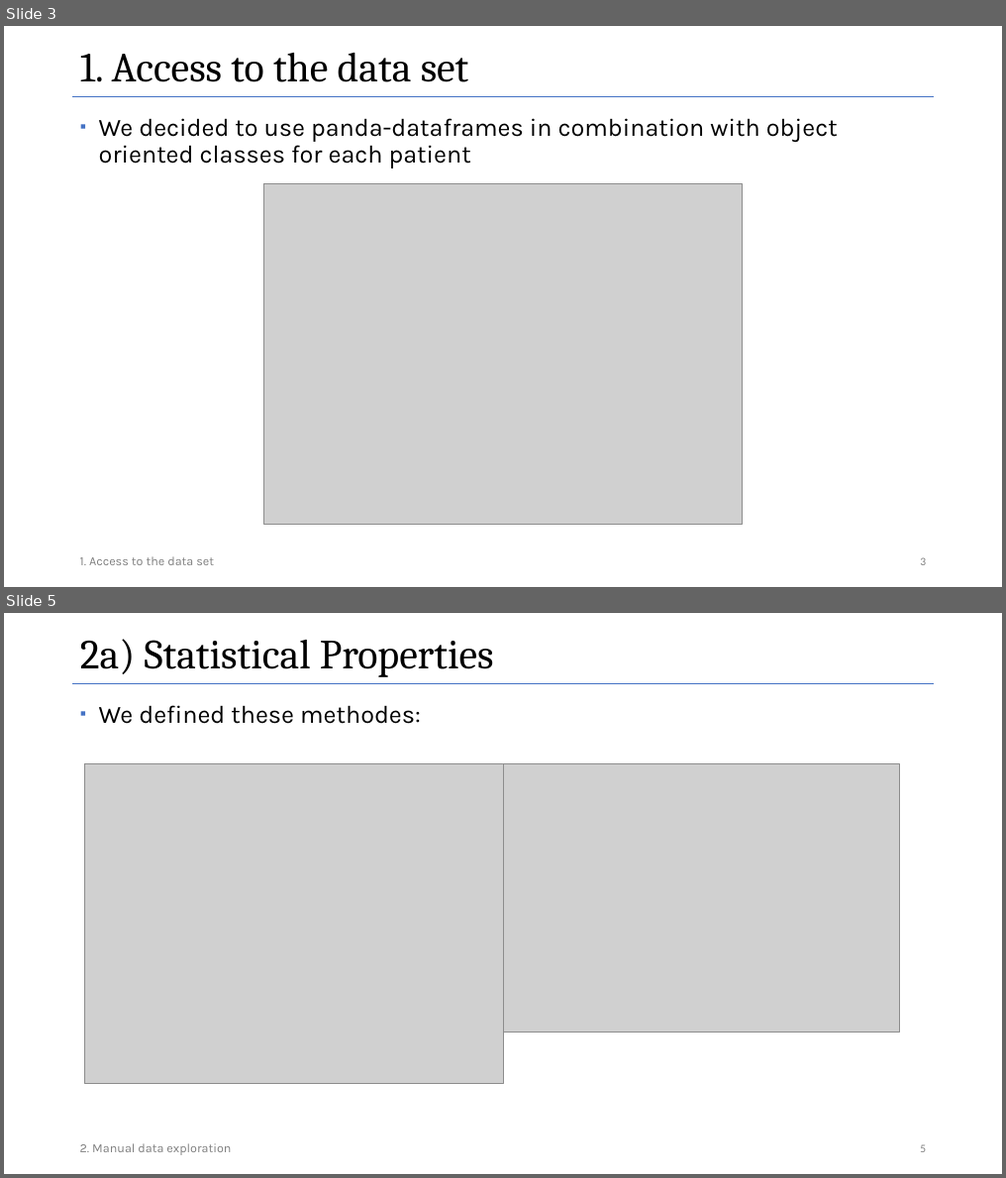
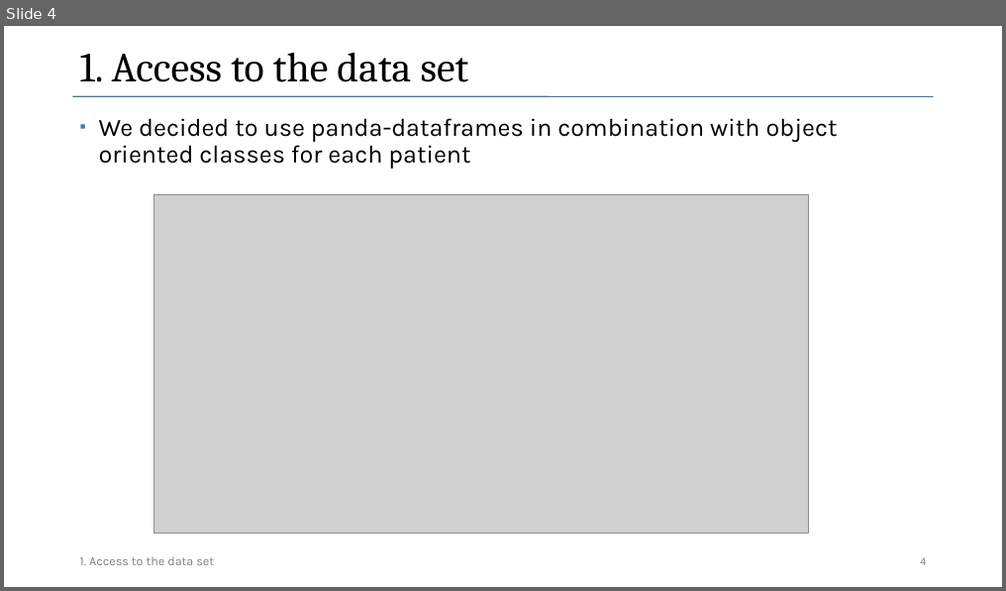
Before and after one commit to Data-Challenge-Team-8/data_challenge_team_8, a slide deck: presentation_task1/presentation_1_data_challenges_v02.pptx. Shown one above the other, each under a label of ours: slides 3 and 5 before the commit, slide 4 after it; the slides between them are not shown. The pictures are 1006x1178 and 1006x591 pixels, drawn with LibreOffice and Linux fonts; fonts in the diff are those of the drawing; grey boxes stand for pictures. Boxes give left, top, right and bottom in pixels: in the first picture for what was removed or moved away, otherwise in the second. Text is boxed around its words. In the diff, an @@ line names an element or a change of style, - is before the commit and + after.

Commit message:
Rework of Presentation (v2)
Added images folder for the presentation
Added statistics folder for excel files for reference

```diff
--- a/presentation_task1/presentation_1_data_challenges_v02.pptx
+++ b/presentation_task1/presentation_1_data_challenges_v02.pptx
@@ slide 5 removed at [4,613,1002,1174], background #FFFFFF; not listed: 1 template element that a slide beside it also shows @@
@@ title removed at [80,639,494,677] @@
-2a) Statistical Properties
@@ text removed at [99,705,421,724] @@
-▪ We defined these methodes:
@@ picture removed at [85,763,503,1083] @@
@@ picture removed at [503,763,899,1032] @@
@@ text removed at [80,1144,231,1156] @@
-2. Manual data exploration
@@ page number removed at [920,1145,926,1153] @@
-5
@@ what was slide 3 is now slide 4 @@
@@ slide 4 changed as well @@
@@ picture: place and size @@
-picture at [263,184,742,525]
+picture at [153,194,809,533]
@@ page number at [920,558,926,566]: text changed @@
-3
+4
```
Also in this commit, not shown: 8 other slides changed, 3 other slides removed, 11 other files.
